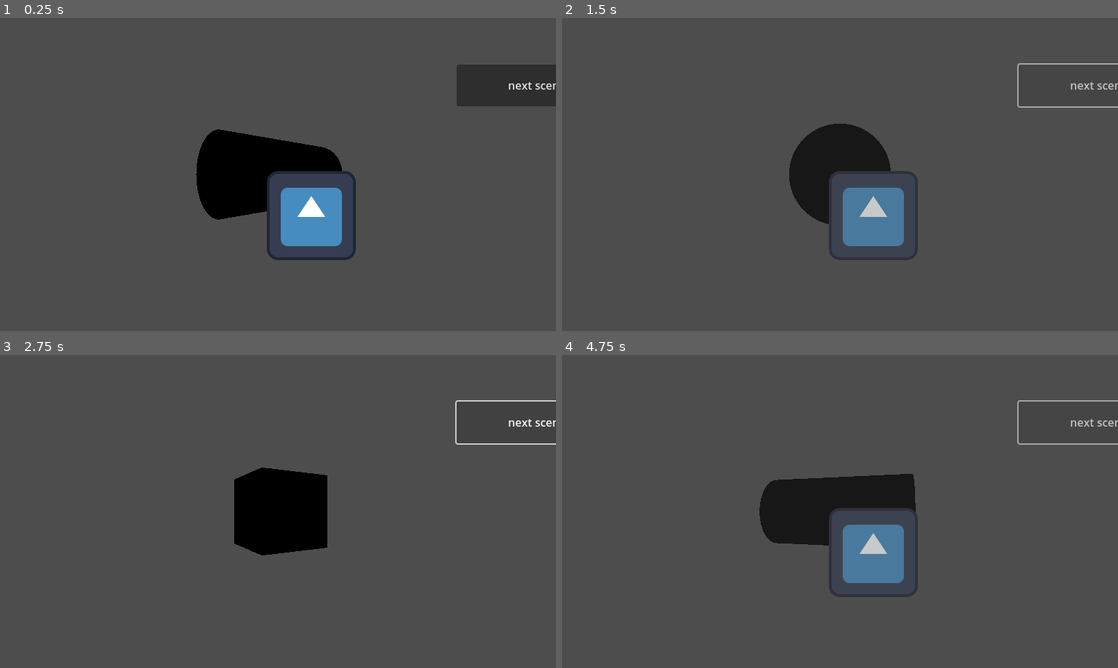
Above: before the commit, frames 1-4 (two rows, left to right).
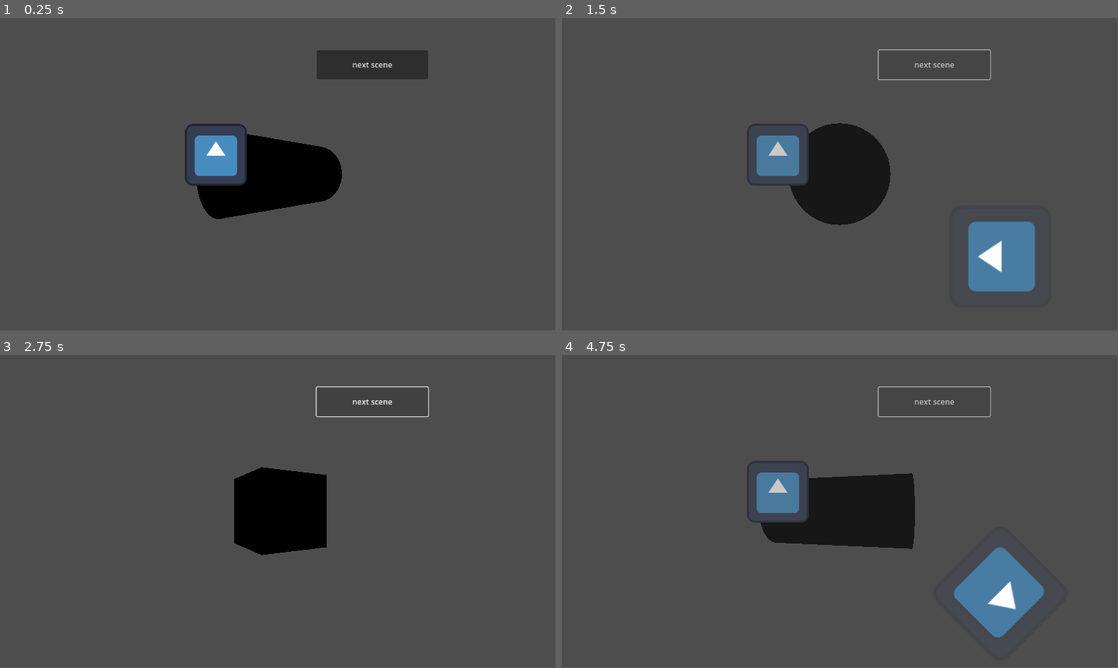
Above: after the commit, the same moments.

Repository: Eptwalabha/godot-shaders
Game: Godot game, scene res://CORE/transition/scene_a.tscn
The game is run twice, just before and just after one commit, with the same random seed, the same clock (stepped at 60 frames per second) and the same inputs. The engine's default icon, where the game draws it, is replaced by a stand-in: a white triangle on a blue panel in a dark square.
Inputs:
- Up to frame 1 (0.25 s): no input
- Up to frame 2 (1.5 s): click "next scene" at 0.5 s; click "next scene" at 1.25 s
- Up to frame 3 (2.75 s): click "next scene" at 2 s
- Up to frame 4 (4.75 s): click "next scene" at 2.75 s; click "next scene" at 3.5 s; click "next scene" at 4.25 s
In our replay, the window is 800x450 before the commit and 799x449 after it. These sizes can differ from the game's own. Grey fills any space a smaller window leaves; there, only what the larger window draws over its background counts as a difference.

The runs differ from the first frame. In frame 1, 9.2% of the frame differs, in the area x 33-100%, y 10-78%; in frame 2, 8.0%; in frame 3, 0.6%; in frame 4, 8.4%.

Commit message:
use grayscale with dithering

Diff:
--- a/2D/base2D.tscn
+++ b/2D/base2D.tscn
@@ -1,20 +1,21 @@
 [gd_scene load_steps=3 format=3 uid="uid://cd8uwhn4iluwe"]
 
-[ext_resource type="Texture2D" uid="uid://dyv50s0ve2dms" path="res://icon.svg" id="1_2ei4g"]
+[ext_resource type="Texture2D" uid="uid://dnnho403u0ye0" path="res://assets/img-sdf/drawing.sdf.png" id="2_26uen"]
 [ext_resource type="Material" uid="uid://cjo0sa2sos3ey" path="res://2D/dithering/dithering.tres" id="2_lln77"]
 
 [node name="Base2d" type="Node"]
 
 [node name="Icon" type="Sprite2D" parent="."]
-position = Vector2(333, 225)
+material = ExtResource("2_lln77")
+position = Vector2(614, 311)
 scale = Vector2(2.92969, 2.92969)
-texture = ExtResource("1_2ei4g")
+texture = ExtResource("2_26uen")
 
 [node name="ColorRect" type="ColorRect" parent="."]
+visible = false
 material = ExtResource("2_lln77")
 anchors_preset = 15
 anchor_right = 1.0
 anchor_bottom = 1.0
 grow_horizontal = 2
 grow_vertical = 2
-metadata/_edit_lock_ = true
--- a/2D/dithering/dithering.gdshader
+++ b/2D/dithering/dithering.gdshader
@@ -2,16 +2,21 @@
 
 uniform sampler2D screen : hint_screen_texture;
 
-const mat4 dither_matrix = mat4(
+const mat4 dither_matrix4 = mat4(
 	vec4(0.0, 0.5, 0.125, 0.625),
 	vec4(0.75, 0.25, 0.875, 0.375),
 	vec4(0.1875, 0.6875, 0.0625, 0.5625),
 	vec4(0.9375, 0.4375, 0.8125, 0.3125)
 );
 
+float grayscale(vec4 color) {
+	return 0.3 * color.r + 0.59 * color.g + 0.11 * color.b;
+}
+
 void fragment() {
-	vec2 col = texture(screen, SCREEN_UV).ra;
+	vec4 pixel_color = texture(TEXTURE, UV);
+	float gray = grayscale(pixel_color);
 	vec2 dither_coord = mod(FRAGCOORD.xy, vec2(4.0));
-	float dither_value = dither_matrix[int(dither_coord.x)][int(dither_coord.y)];
-	COLOR = vec4(vec3(float(col.x >= dither_value)), col.y);
+	float dither_value = dither_matrix4[int(dither_coord.x)][int(dither_coord.y)];
+	COLOR = vec4(vec3(float(gray > dither_value)), pixel_color.a);
 }
--- a/project.godot
+++ b/project.godot
@@ -19,11 +19,6 @@
 
 SceneLoader="*res://CORE/transition/scene_loader.gd"
 
-[display]
-
-window/size/viewport_width=800
-window/size/viewport_height=450
-
 [editor]
 
 movie_writer/movie_file="/home/damien/Documents/workspace/godot4/shaders/render/morph/morph.png"
